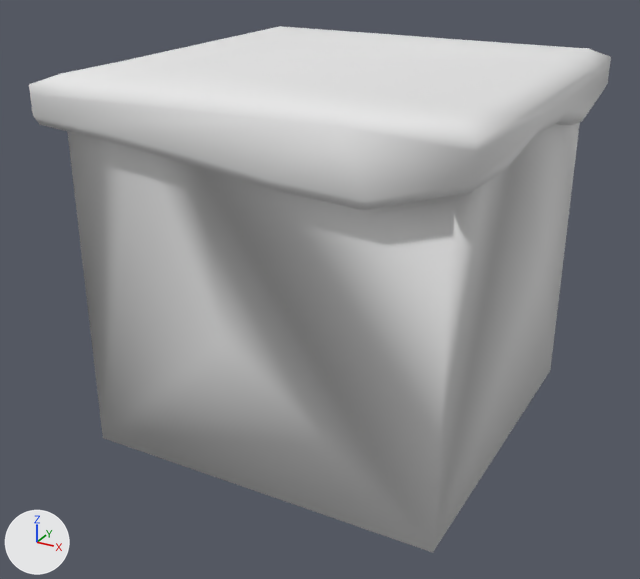
The Blender file Blender Files/Decoration/Nature/Dirt Block 1.blend, before and after one commit.
Rendered twice from a 50 mm camera at (2.13, -4.14, 2.26) aimed at (-0.07, -0.15, 0.26). The lights are fixed; the arrows at lower left show +X, +Y and +Z.

The scene before the commit, as lines of its bpy script (objects in view):
```python
me_cube_045 = bpy.data.meshes.new('Cube.045')
me_cube_045.from_pydata(...)  # 312 vertices, 310 faces; spans x -1.11..1.11, y -0.53..1.5, z -1.11..1.11
me_cube_045.materials.append(mat_material_142)  # white #e7e7e7
ob_dirtblock1 = bpy.data.objects.new('DirtBlock1', me_cube_045)
ob_dirtblock1.location = (0.0, 0.0, 0.0)
ob_dirtblock1.rotation_euler = (1.571, 0.0, 0.0)  # degrees (90, 0, 0)
_m = ob_dirtblock1.modifiers.new('Decimate', 'DECIMATE')
_m.ratio = 0.4
_m.use_collapse_triangulate = True
```
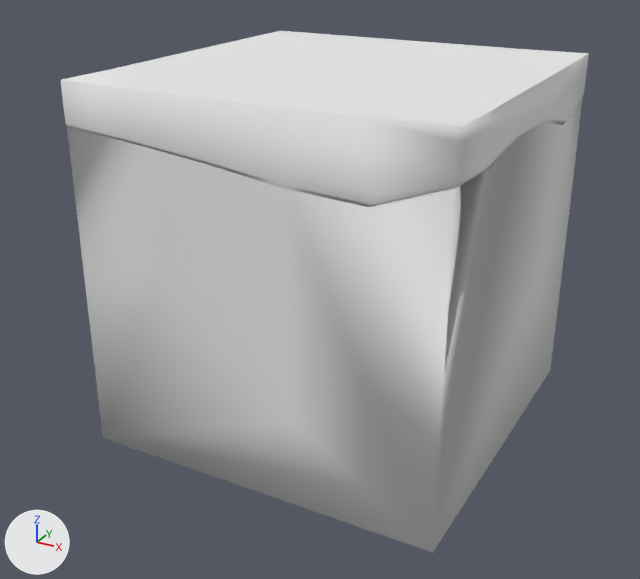
The change, as JSON lines over the scene's bpy script:
```json
{"block": "me_cube_045", "where": "# used by ob_dirtblock1; location = (0.0, 0.0, 0.0); rotation_euler = (1.571, 0.0, 0.0), in degrees (90, 0, 0)"}
{"op": "remove", "block": "me_cube_045", "code": "me_cube_045.from_pydata(...)  # 312 vertices, 310 faces; spans x -1.11..1.11, y -0.53..1.5, z -1.11..1.11"}
{"op": "add", "block": "me_cube_045", "code": "me_cube_045.from_pydata(...)  # 312 vertices, 310 faces; spans x -1.0..1.0, y -0.53..1.48, z -1.01..1.0"}
{"block": "me_cube_045", "change": "me_cube_045 part 1: 136 of 312 vertices moved; they spanned x -1.11..1.11, y 1.03..1.5, z -1.11..1.11 and now span x -1.0..1.0, y 1.03..1.48, z -1.01..1.0; mean shift (0.0, 0.0, 0.0); largest move (1.11, 1.45, 1.11) -> (1.0, 1.48, 1.0)"}
```

Boxes [x1, y1, x2, y2] around the edits, measured in the pictures (640 x 579 px; the box of a moved part takes in the faces that stretch with it):
```json
{"object": "DirtBlock1", "change": "reshaped", "before": [29, 26, 611, 553], "after": [61, 31, 589, 553], "on screen": "9% narrower"}
{"part": 1, "of": "me_cube_045", "change": "moved or reshaped", "before": [29, 26, 611, 210], "after": [61, 31, 589, 207]}
```
